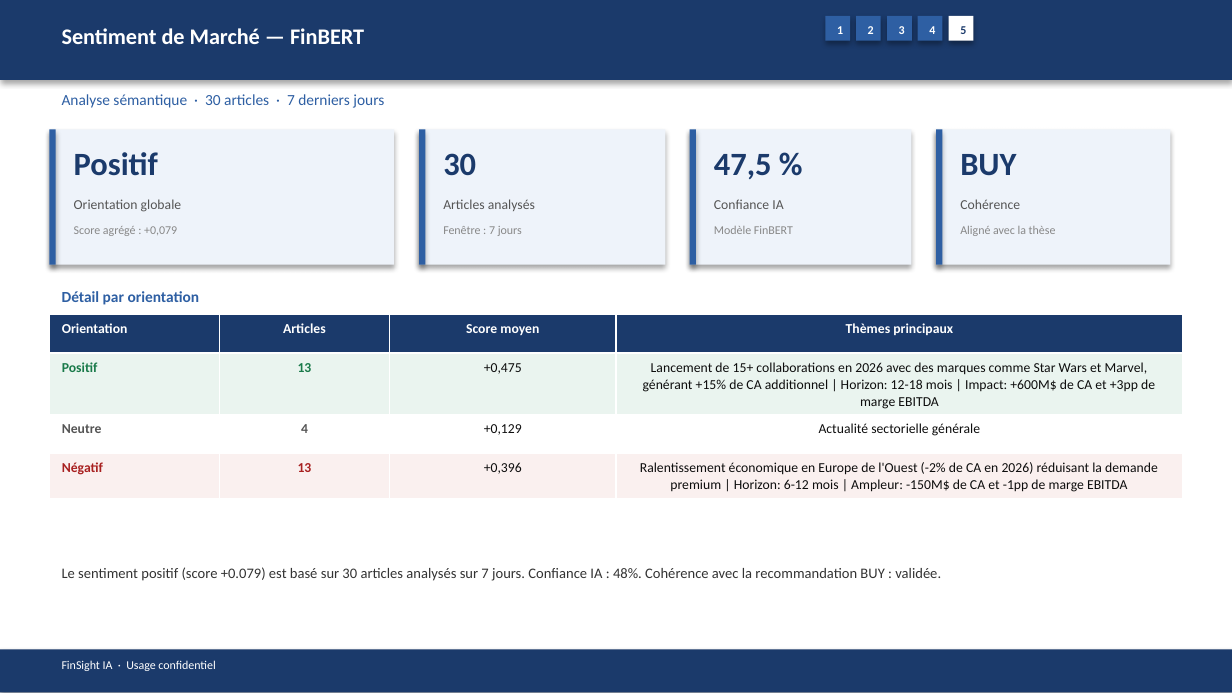
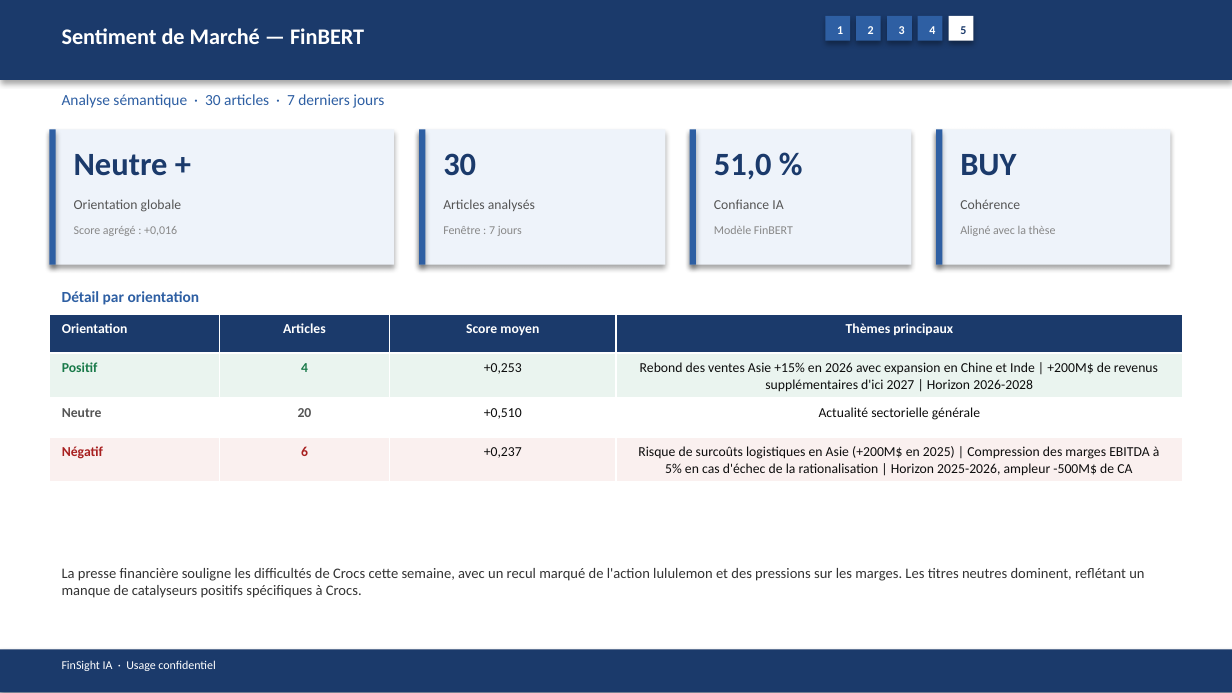
Before and after one commit to baptistejeh07-art/finsight-ia, a slide deck: slide 18 of preview/CROX/CROX_pitchbook.pptx. Drawn at 1232x693 pixels with LibreOffice and Linux fonts; fonts in the diff are those of the drawing. Boxes give left, top, right and bottom in pixels: in the first picture for what was removed or moved away, otherwise in the second. Text is boxed around its words. In the diff, an @@ line names an element or a change of style, - is before the commit and + after.

```diff
--- a/preview/CROX/CROX_pitchbook.pptx
+++ b/preview/CROX/CROX_pitchbook.pptx
@@ text at box(74, 154, 168, 176): text changed @@
-Positif
+Neutre +
@@ text at box(714, 153, 772, 179): text changed @@
-47,5 %
+51,0 %
@@ text at box(74, 226, 177, 236): text changed @@
-Score agrégé : +0,079
+Score agrégé : +0,016
@@ table at box(49, 314, 1183, 480) @@
-row 2: Positif | 13 | +0,475 | Lancement de 15+ collaborations en 2026 avec des marques comme Star Wars et Marvel, générant +15% de CA additionnel | Horizon: 12-18 mois | Impact: +600M$ de CA et +3pp de marge EBITDA
+row 2: Positif | 4 | +0,253 | Rebond des ventes Asie +15% en 2026 avec expansion en Chine et Inde | +200M$ de revenus supplémentaires d'ici 2027 | Horizon 2026-2028
-row 3, column 2: 4
+row 3, column 2: 20
-row 3, column 3: +0,129
+row 3, column 3: +0,510
-row 4: Négatif | 13 | +0,396 | Ralentissement économique en Europe de l'Ouest (-2% de CA en 2026) réduisant la demande premium | Horizon: 6-12 mois | Ampleur: -150M$ de CA et -1pp de marge EBITDA
+row 4: Négatif | 6 | +0,237 | Risque de surcoûts logistiques en Asie (+200M$ en 2025) | Compression des marges EBITDA à 5% en cas d'échec de la rationalisation | Horizon 2025-2026, ampleur -500M$ de CA
@@ text at box(62, 568, 1144, 598): text changed @@
-Le sentiment positif (score +0.079) est basé sur 30 articles analysés sur 7 jours. Confiance IA : 48%. Cohérence avec la recommandation BUY : validée.
+La presse financière souligne les difficultés de Crocs cette semaine, avec un recul marqué de l'action lululemon et des pressions sur les marges. Les titres neutres dominent, reflétant un manque de catalyseurs positifs spécifiques à Crocs.
```
Also in this commit, not shown: 14 other slides changed, 4 other files.
